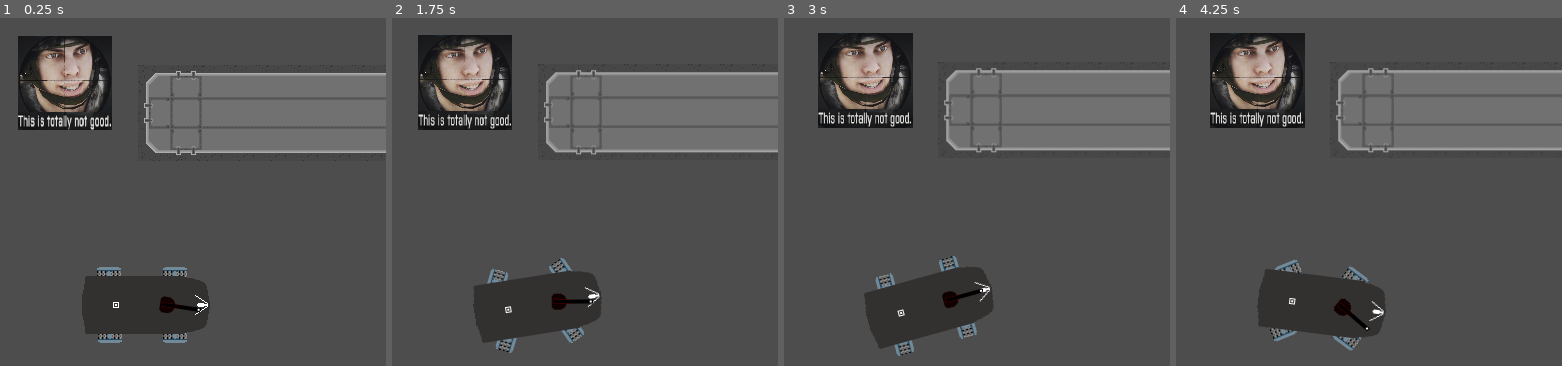
Above: before the commit, frames 1-4 (left to right).
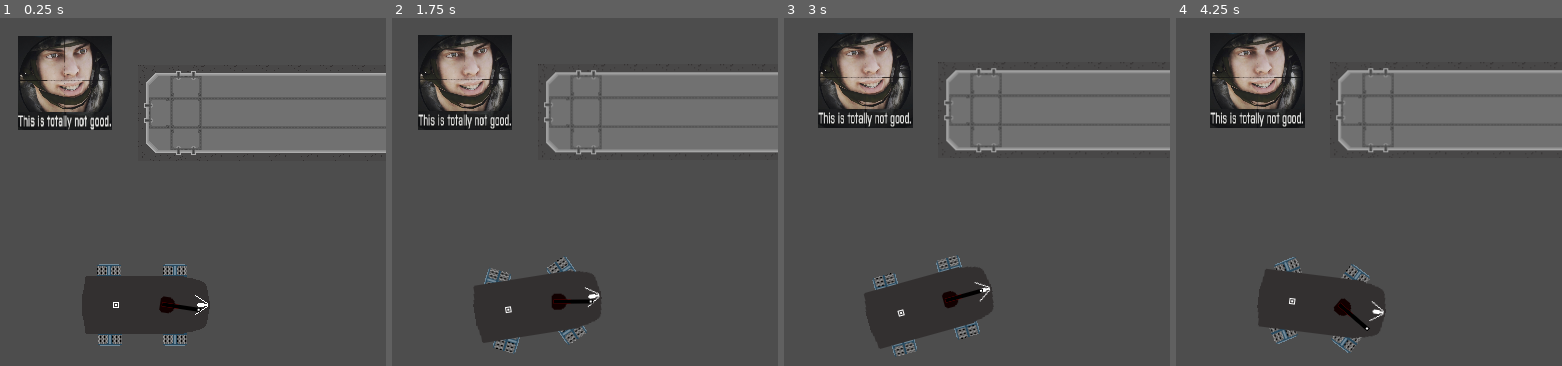
Above: after the commit, the same moments.

Repository: CatWizard47/WormGame
Game: Godot game, scene res://Scenes/main_test_thingy.tscn
The game is run twice, just before and just after one commit, with the same random seed, the same clock (stepped at 60 frames per second) and the same inputs.
Inputs (mouse positions are in pixels of both pictures, inside the frame that each line leads up to):
- Up to frame 1 (0.25 s): no input
- Up to frame 2 (1.75 s): move the mouse to (642, 268) at 0.52 s; press the mouse at (642, 268) at 0.53 s; hold D (move_right) 0.53-1.28 s; move the mouse to (442, 341) at 1.27 s; release the mouse at (442, 341) at 1.28 s; hold S (move_backward) from 1.28 s (still down); click (442, 341) at 1.35 s
- Up to frame 3 (3 s): move the mouse to (977, 146) at 2.02 s; release S (move_backward) at 2.03 s; press the mouse at (977, 146) at 2.03 s; hold D (move_right) 2.03-2.78 s; tap Enter at 2.75 s; move the mouse to (outside the picture) at 2.77 s; release the mouse at (outside the picture) at 2.78 s; hold W (move_forward) from 2.78 s (still down); click (outside the picture) at 2.85 s
- Up to frame 4 (4.25 s): move the mouse to (outside the picture) at 3.52 s; release W (move_forward) at 3.53 s; press the mouse at (outside the picture) at 3.53 s; hold A (move_left) from 3.53 s (still down)

The runs differ from the first frame. In frame 1, 0.7% of the frame differs, in the area x 25-49%, y 70-95%; in frame 2, 0.6%; in frame 3, 0.6%; in frame 4, 0.7%.

Commit message:
minor improvements and track module animation added

Diff:
--- a/Scenes/main_test_thingy.tscn
+++ b/Scenes/main_test_thingy.tscn
@@ -98,6 +98,7 @@
 
 [node name="TileMapLayer" type="TileMapLayer" parent="." unique_id=2098761291]
 visibility_layer = 2
+z_index = -3
 tile_map_data = PackedByteArray("AAARAAoAAAABAAEAAAATAAoAAAACAAEAAAAVAAoAAAACAAEAAAAXAAoAAAACAAEAAAAZAAoAAAACAAEAAAAbAA …(304 unchanged characters)…
 tile_set = SubResource("TileSet_leoyb")
 rendering_quadrant_size = 32
--- a/Scenes/track_module_node.tscn
+++ b/Scenes/track_module_node.tscn
@@ -1,44 +1,81 @@
 [gd_scene format=3 uid="uid://bmapecm5pduoa"]
 
 [ext_resource type="Script" uid="uid://bwqdhks6swn0l" path="res://scripts/track_module_node.gd" id="1_n7xal"]
-[ext_resource type="Texture2D" uid="uid://d2634j0kstrwh" path="res://Resources/Legs/Track_tes_frame1.png" id="2_lqwiu"]
-[ext_resource type="Texture2D" uid="uid://b817wvyrh2ld3" path="res://Resources/Legs/Track_tes_frame2.png" id="3_fpyn1"]
-[ext_resource type="Texture2D" uid="uid://bfb2pnls4u7t6" path="res://Resources/Legs/Track_tes_frame3.png" id="4_botgd"]
-[ext_resource type="Texture2D" uid="uid://d10qi7c81jflo" path="res://Resources/Legs/Track_tes_frame4.png" id="5_1n7vx"]
+[ext_resource type="Texture2D" uid="uid://dgyanyl1w2xbp" path="res://Resources/Legs/Track_test_side_section_Frame_1.png" id="2_n7xal"]
+[ext_resource type="Texture2D" uid="uid://duvmhn3pegx6c" path="res://Resources/Legs/Track_test_side_section_Frame_2.png" id="3_lqwiu"]
+[ext_resource type="Texture2D" uid="uid://40flrds215hc" path="res://Resources/Legs/Track_test_side_section_Frame_3.png" id="4_fpyn1"]
+[ext_resource type="Texture2D" uid="uid://b1l2344afpa3s" path="res://Resources/Legs/Track_test_side_section_Frame_4.png" id="5_botgd"]
 
-[sub_resource type="SpriteFrames" id="SpriteFrames_o40nt"]
+[sub_resource type="RectangleShape2D" id="RectangleShape2D_gft63"]
+size = Vector2(24, 20)
+
+[sub_resource type="SpriteFrames" id="SpriteFrames_leoyb"]
 animations = [{
 "frames": [{
 "duration": 1.0,
-"texture": ExtResource("2_lqwiu")
+"texture": ExtResource("2_n7xal")
 }, {
 "duration": 1.0,
-"texture": ExtResource("3_fpyn1")
+"texture": ExtResource("3_lqwiu")
 }, {
 "duration": 1.0,
-"texture": ExtResource("4_botgd")
+"texture": ExtResource("4_fpyn1")
 }, {
 "duration": 1.0,
-"texture": ExtResource("5_1n7vx")
+"texture": ExtResource("5_botgd")
 }],
 "loop": 1,
-"name": &"default",
+"name": &"Move",
 "speed": 5.0
 }]
 
-[sub_resource type="RectangleShape2D" id="RectangleShape2D_gft63"]
-size = Vector2(24, 20)
+[sub_resource type="SpriteFrames" id="SpriteFrames_gft63"]
+animations = [{
+"frames": [{
+"duration": 1.0,
+"texture": ExtResource("5_botgd")
+}, {
+"duration": 1.0,
+"texture": ExtResource("4_fpyn1")
+}, {
+"duration": 1.0,
+"texture": ExtResource("3_lqwiu")
+}, {
+"duration": 1.0,
+"texture": ExtResource("2_n7xal")
+}],
+"loop": 1,
+"name": &"Move",
+"speed": 5.0
+}]
 
 [node name="Track_module_node" type="RigidBody2D" unique_id=316634533]
 collision_mask = 6
 gravity_scale = 0.0
 script = ExtResource("1_n7xal")
 
-[node name="track_animation" type="AnimatedSprite2D" parent="." unique_id=2106998931]
-z_index = -2
-sprite_frames = SubResource("SpriteFrames_o40nt")
-frame = 2
-frame_progress = 0.046333656
-
 [node name="track_collision_shape" type="CollisionShape2D" parent="." unique_id=2052966085]
 shape = SubResource("RectangleShape2D_gft63")
+
+[node name="Left_module" type="AnimatedSprite2D" parent="." unique_id=1921123156]
+z_index = -1
+position = Vector2(0, -6)
+rotation = -1.5707964
+sprite_frames = SubResource("SpriteFrames_leoyb")
+animation = &"Move"
+speed_scale = 5.0
+
+[node name="Right_module" type="AnimatedSprite2D" parent="." unique_id=610865889]
+z_index = -1
+position = Vector2(0, 6)
+rotation = 1.5707964
+sprite_frames = SubResource("SpriteFrames_gft63")
+animation = &"Move"
+frame_progress = 0.77693146
+speed_scale = 5.0
+
+[node name="Animation_timer" type="Timer" parent="." unique_id=1835527405]
+wait_time = 0.1
+one_shot = true
+
+[connection signal="timeout" from="Animation_timer" to="." method="_on_animation_timer_timeout"]
--- a/scripts/player.gd
+++ b/scripts/player.gd
@@ -3,7 +3,7 @@
 @export var max_engine_power = 10 #max velocity is 10 times this
 @export var acceleration_mult : float = 0.5
 @export var traction_Coefficient : float = 0.02 #MUST BE SMOL
-@export var locomotion_node_rotation_speed: float = 0.025
+@export var locomotion_node_rotation_speed: float = 0.025 # in radians
 @export var max_rotation_speed_radian:float
 var locomotive_nodes: Node
 var screen_size # Size of the game window. # temp
@@ -33,6 +33,13 @@
 		locomotive_rotation += loco_node.change_rotation(rotation_speed)
 	locomotive_rotation = locomotive_rotation / node_count
 
+func _animate_locomotive_nodes(speed:float)->void:
+	for loco_node: Node in locomotive_nodes.get_children():
+		loco_node.animate(speed)
+
+func _stop_locomotive_node_animation()->void:
+	for loco_node: Node in locomotive_nodes.get_children():
+		loco_node.pause_animation()
 
 func _movement(delta: float) -> void:
 	if Input.is_action_pressed("move_right"):
@@ -47,11 +54,16 @@
 	if(Input.is_action_pressed("move_backward") or Input.is_action_pressed("move_forward")):
 		if Input.is_action_pressed("move_backward") and engine_power > -max_engine_power:
 			engine_power -=1 * acceleration_mult
+			_animate_locomotive_nodes(engine_power)
 
 		if Input.is_action_pressed("move_forward") and engine_power < max_engine_power:
 			engine_power +=1 * acceleration_mult
+			_animate_locomotive_nodes(engine_power)
 	else:
 		engine_power = 0
+		_stop_locomotive_node_animation()
+
+	#print(engine_power)
 
 	powertrain_radian_ratio=abs(locomotive_rotation / (PI / 2.01))
 	if  locomotive_rotation > 0.01:	#devided by 80 to seem more 'realistic' ig
@@ -63,7 +75,6 @@
 	velocity -= velocity.normalized() * traction_Coefficient * mass * 9.81
 	velocity = Vector2.from_angle(rotation).normalized()
 	velocity = velocity * engine_power * 10 * (1 - powertrain_radian_ratio)
-	print(velocity.length())
 	if velocity.length() <= 1:
 		velocity = Vector2.ZERO
 
--- a/scripts/track_module_node.gd
+++ b/scripts/track_module_node.gd
@@ -1,37 +1,47 @@
 extends RigidBody2D
 var new_direction: Vector2
 var horizontal_orientation_inverted_flag: bool = false
+var left_module: AnimatedSprite2D
+var right_module: AnimatedSprite2D
+var animation_timer: Timer
+var animation_stop_flag: bool = false
 
-# Called when the node enters the scene tree for the first time.
 func _ready() -> void:
 	if position.x < 0:
 		horizontal_orientation_inverted_flag = true
+	left_module = get_node("Left_module")
+	right_module = get_node("Right_module")
+	animation_timer = get_node("Animation_timer")
 
 func change_rotation(rotation_speed: float) -> float:
+	animation_timer.start()
 	if horizontal_orientation_inverted_flag:
 		rotation -= rotation_speed
 		rotation = clampf( rotation , -PI / 2.01, +PI / 2.01)
+		right_module.play("Move")
+		left_module.play_backwards("Move")
 		return rotation
 	else:
 		rotation += rotation_speed
 		rotation = clampf( rotation , -PI / 2.01, +PI / 2.01)
+		left_module.play("Move")
+		right_module.play_backwards("Move")
 		return -rotation
 
-#this output is going to get += to the parent,
-#func apply_thrust(engine_power:float) -> Array: #[0.x|1.y] Vector2, velocity; [2] added rotation in radian
-	#var Output: Array = [0,0,0]
-	#velocity.x += engine_power * cos(rotation)
-	#velocity.y += engine_power * sin(rotation)
-	#Output[0] = (Vector2.from_angle(rotation) * engine_power).x
-	#Output[1] = (Vector2.from_angle(rotation) * engine_power).y
-	#if horizontal_orientation_inverted_flag:
-	#	Output[2] = -atan2(Output[1],Output[0]) / 100.0
-	#else:
-	#	Output[2] = atan2(Output[1],Output[0]) / 100.0
-	#print(Output[2])
-	#return Output
+func pause_animation() -> void:
+	left_module.pause()
+	right_module.pause()
 
+func animate(speed: float) -> void:
+	left_module.play("Move", signf(speed))
+	right_module.play("Move", signf(speed))
+	animation_stop_flag = true
 
 # Called every frame. 'delta' is the elapsed time since the previous frame.
 func _process(delta: float) -> void:
 	pass
+
+func _on_animation_timer_timeout() -> void:
+	print("TIMEOUT")
+	if !animation_stop_flag:
+		pause_animation()
Binary file added: Resources/Legs/Track_test_side_section_Frame_1.png
Not shown, added: Resources/Legs/Track_test_side_section_Frame_1.png.import
Binary file added: Resources/Legs/Track_test_side_section_Frame_2.png
Not shown, added: Resources/Legs/Track_test_side_section_Frame_2.png.import
Binary file added: Resources/Legs/Track_test_side_section_Frame_3.png
Not shown, added: Resources/Legs/Track_test_side_section_Frame_3.png.import
Binary file added: Resources/Legs/Track_test_side_section_Frame_4.png
Not shown, added: Resources/Legs/Track_test_side_section_Frame_4.png.import
